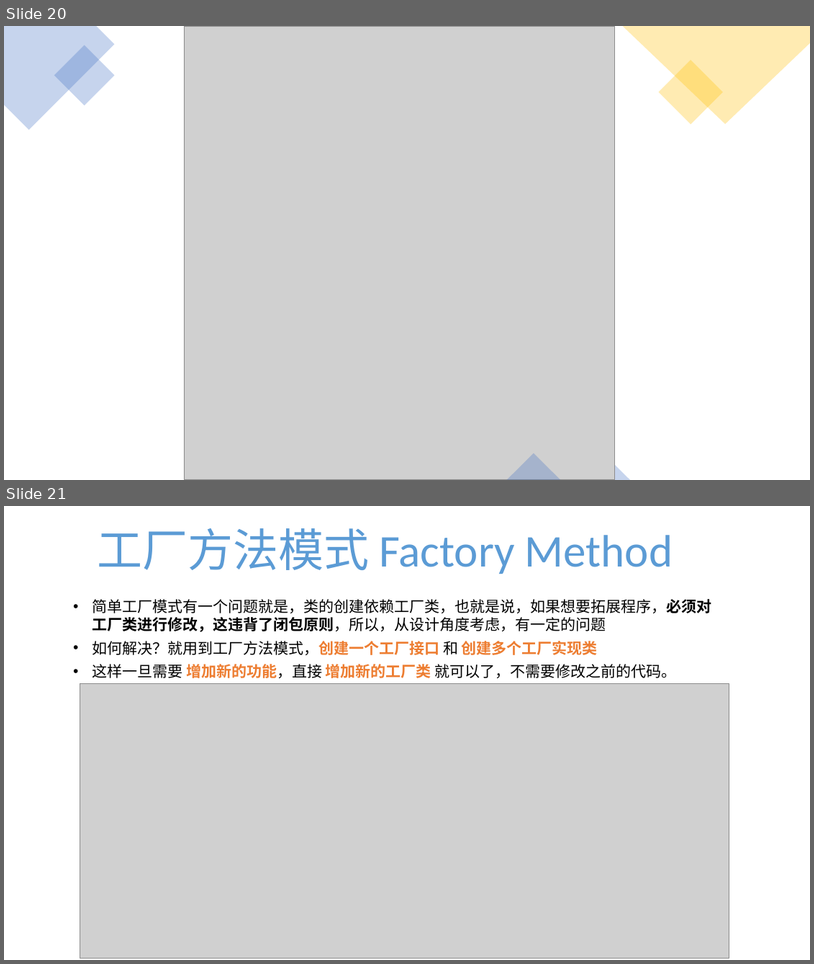
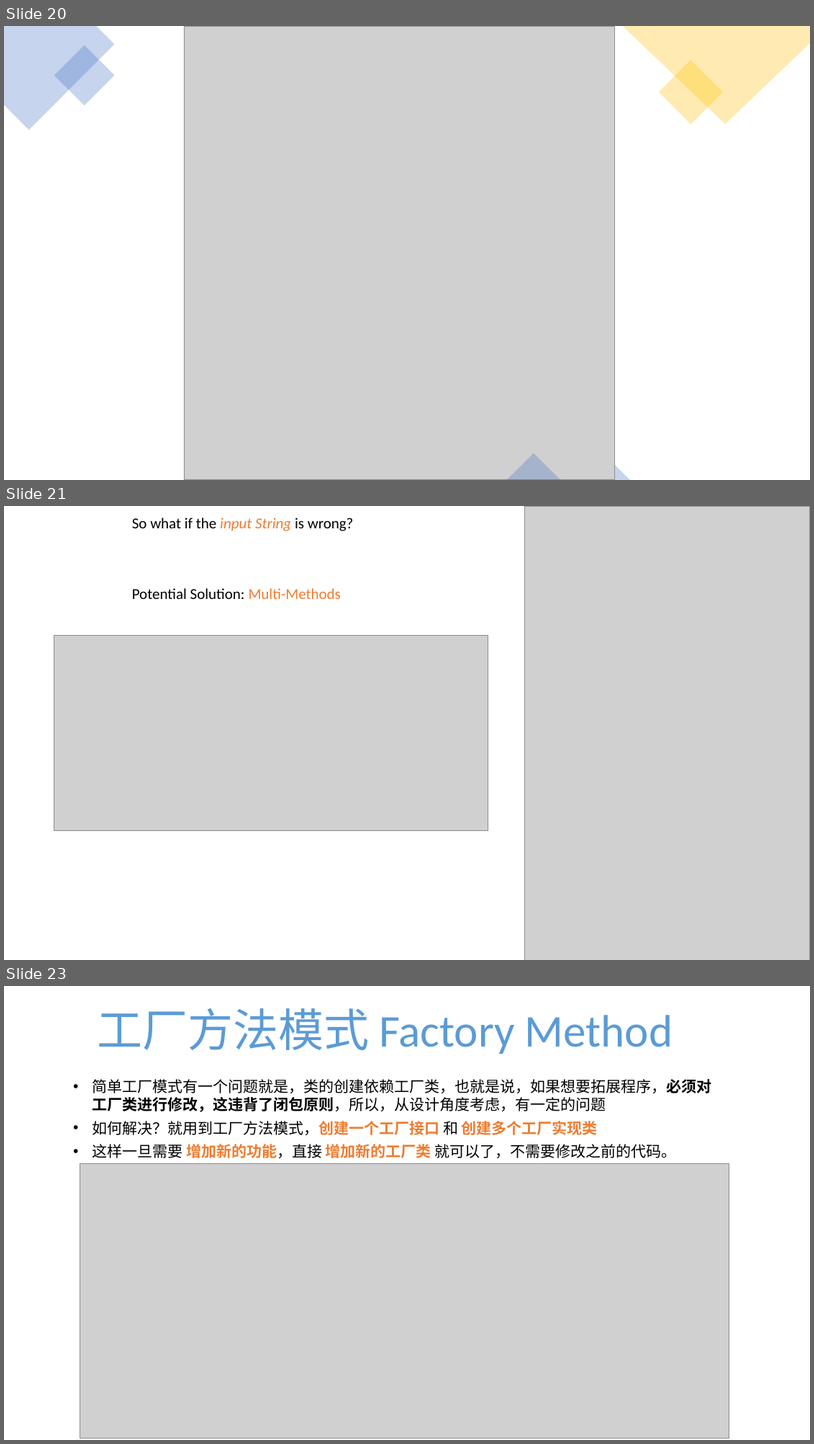
Before and after one commit to TWDH/Development, a slide deck: 赫桑的算法宝典/4.技术文章/Design Patterns and OOD.pptx. Shown one above the other, each under a label of ours: slides 20 and 21 before the commit, slides 20, 21 and 23 after it; the slides between them are not shown. The pictures are 814x964 and 814x1444 pixels, drawn with LibreOffice and Linux fonts; fonts in the diff are those of the drawing; grey boxes stand for pictures. Boxes give left, top, right and bottom in pixels: in the first picture for what was removed or moved away, otherwise in the second. Text is boxed around its words. In the diff, an @@ line names an element or a change of style, - is before the commit and + after.

```diff
--- a/赫桑的算法宝典/4.技术文章/Design Patterns and OOD.pptx
+++ b/赫桑的算法宝典/4.技术文章/Design Patterns and OOD.pptx
@@ slide 21 added at bbox=[4, 506, 810, 960], background #FFFFFF @@
@@ text added at bbox=[132, 518, 354, 531], 18 pt, text #000000 @@
+So what if the input String is wrong?
@@ picture added at bbox=[525, 506, 810, 960] @@
@@ text added at bbox=[132, 588, 341, 599], 18 pt, text #000000 @@
+Potential Solution: Multi-Methods
@@ picture added at bbox=[54, 636, 489, 830] @@
@@ what was slide 21 is now slide 23 @@
```
Also in this commit, not shown: 3 slides changed, 6 other slides added.
